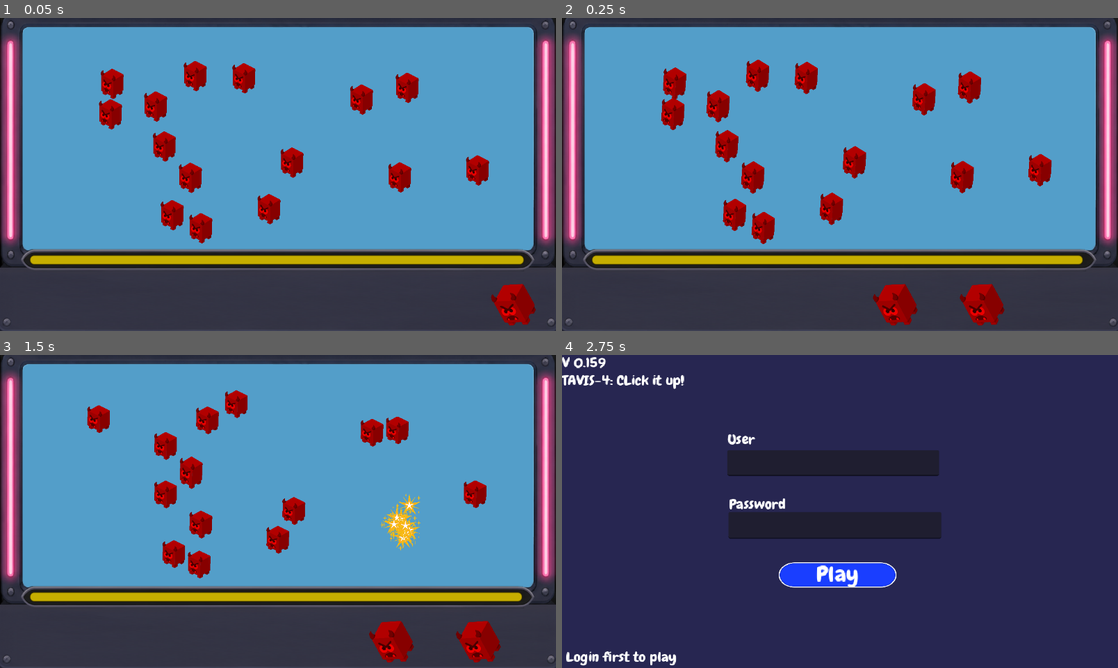
Above: before the commit, frames 1-4 (two rows, left to right).
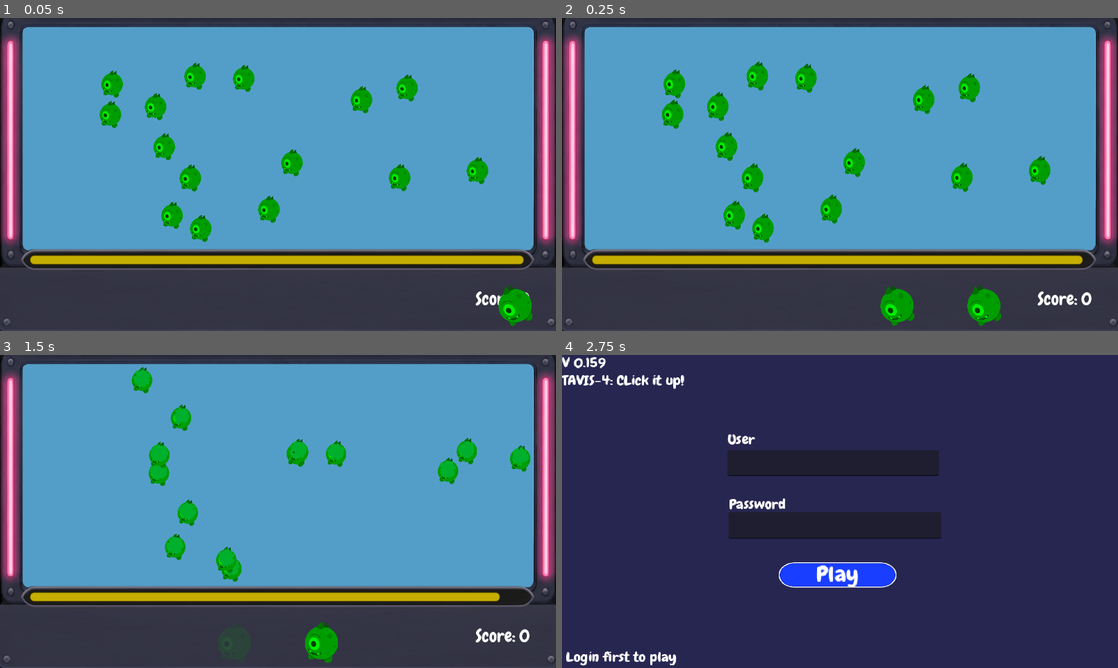
Above: after the commit, the same moments.

Repository: Hunter-Soft/Prototipo-MonstrosSA
Game: Godot game, scene res://Scenes/Level01Test.tscn
Same seed, same stepped clock (60 frames per second), same inputs: the game is played once before the commit and once after it. This scene is started directly instead of the project's main scene.
Inputs (mouse positions are in pixels of both pictures, inside the frame that each line leads up to):
- Up to frame 1 (0.05 s): no input
- Up to frame 2 (0.25 s): no input
- Up to frame 3 (1.5 s): tap Enter (ui_accept) at 0.5 s; drag from (111, 452) to (400, 514) at 0.52 s; drag from (405, 524) to (239, 408) at 1.27 s
- Up to frame 4 (2.75 s): move the mouse to (1034, 489) at 2.02 s; tap Tab (login) at 2.1 s; click (1034, 489) at 2.17 s

The runs differ from the first frame. In frame 1, 5.6% of the frame differs, in the area x 17-97%, y 13-99%; in frame 2, 6.8%; in frame 3, 9.4%, in the area x 15-96%, y 3-99%; in frame 4, nothing differs.

Commit message:
V0.163: Partículas do TP

Diff:
--- /dev/null
+++ b/tavis_4_project/Objects/Prefabs/TP_start.tscn
@@ -0,0 +1,35 @@
+[gd_scene format=3 uid="uid://br2ekxno7n38d"]
+
+[ext_resource type="Script" uid="uid://cqr5psefxqk6k" path="res://Objects/Prefabs/tp_start.gd" id="1_g2ura"]
+
+[sub_resource type="Curve" id="Curve_87a8t"]
+_limits = [-200.0, 200.0, 0.0, 1.0]
+_data = [Vector2(0.015873015, -86.38135), 0.0, 0.0, 0, 0, Vector2(0.994709, -200), 0.0, 0.0, 0, 0]
+point_count = 2
+
+[sub_resource type="Curve" id="Curve_koxkq"]
+_data = [Vector2(0, 0.7354086), 0.0, 0.0, 0, 0, Vector2(0.55026454, 0.50194556), 1.9184575, 1.9184575, 0, 0, Vector2(0.85714287, 0.20622575), -1.9610897, -1.9610897, 0, 0, Vector2(1, 0.019455314), -4.9027243, 0.0, 0, 0]
+point_count = 4
+
+[node name="TP_start" type="CPUParticles2D" unique_id=1205720530]
+emitting = false
+amount = 100
+lifetime = 2.0
+one_shot = true
+preprocess = 0.5
+speed_scale = 4.0
+explosiveness = 1.0
+spread = 180.0
+gravity = Vector2(0, 0)
+initial_velocity_min = 24.75
+initial_velocity_max = 80.0
+orbit_velocity_min = 0.25
+orbit_velocity_max = 0.25
+radial_accel_min = 1.0
+radial_accel_max = 1.0
+radial_accel_curve = SubResource("Curve_87a8t")
+scale_amount_min = 10.0
+scale_amount_max = 10.0
+scale_amount_curve = SubResource("Curve_koxkq")
+color = Color(0, 0.69411767, 0.17254902, 1)
+script = ExtResource("1_g2ura")
--- a/tavis_4_project/Objects/Prefabs/monster1.tscn
+++ b/tavis_4_project/Objects/Prefabs/monster1.tscn
@@ -37,8 +37,8 @@
 shader_parameter/tint_color = Color(1, 1, 1, 1)
 
 [sub_resource type="Curve" id="Curve_koxkq"]
-_data = [Vector2(0, 0.7354086), 0.0, 0.0, 0, 0, Vector2(0.4074074, 0), 0.0, 0.0, 0, 0]
-point_count = 2
+_data = [Vector2(0, 0.7354086), 0.0, 0.0, 0, 0, Vector2(0.6984127, 0.6575876), 1.9184575, 1.9184575, 0, 0, Vector2(0.9417989, 0), -2.3696513, 0.0, 0, 0]
+point_count = 3
 
 [node name="Monster1" type="CharacterBody2D" unique_id=1365438596 groups=["Monster"]]
 material = SubResource("ShaderMaterial_f5nsw")
--- a/tavis_4_project/Objects/Prefabs/monster2.tscn
+++ b/tavis_4_project/Objects/Prefabs/monster2.tscn
@@ -2,6 +2,11 @@
 
 [ext_resource type="PackedScene" uid="uid://dqx2f22av42p5" path="res://Objects/Prefabs/Monster1.tscn" id="1_tf8uf"]
 [ext_resource type="SpriteFrames" uid="uid://bwj55xx4fvkc6" path="res://Objects/Resources/Visuals/monster2.tres" id="2_87a8t"]
+
+[sub_resource type="Curve" id="Curve_87a8t"]
+_limits = [-200.0, 200.0, 0.0, 1.0]
+_data = [Vector2(0.015873015, -86.38135), 0.0, 0.0, 0, 0, Vector2(0.994709, -200), 0.0, 0.0, 0, 0]
+point_count = 2
 
 [sub_resource type="Animation" id="Animation_87a8t"]
 resource_name = "Blink"
@@ -84,6 +89,13 @@
 position = Vector2(4.7683716e-07, -11)
 sprite_frames = ExtResource("2_87a8t")
 
+[node name="CPUParticles2D" parent="." index="5" unique_id=994174788]
+amount = 100
+radial_accel_min = 1.0
+radial_accel_max = 1.0
+radial_accel_curve = SubResource("Curve_87a8t")
+color = Color(5.7756904e-07, 0.6927873, 0.17401737, 1)
+
 [node name="AnimationPlayer" parent="." index="6" unique_id=700333192]
 root_node = NodePath("../feet_pivot")
 libraries/ = SubResource("AnimationLibrary_yo7ys")
--- a/tavis_4_project/Objects/Prefabs/monsterController.gd
+++ b/tavis_4_project/Objects/Prefabs/monsterController.gd
@@ -6,6 +6,7 @@
 @export_subgroup("Animation")
 @onready var pivot: Node2D = $feet_pivot
 @onready var anim_player: AnimationPlayer = $AnimationPlayer
+@onready var tp_particle: PackedScene = load("res://Objects/Prefabs/TP_start.tscn")
 
 @export var squish_amount := 0.1
 @export var rotate_amount := 8.0 # degrees
@@ -64,10 +65,18 @@
 			walkState(action_cooldown, distance_to_travel, speed) #Andar Nomarl
 		elif monster_type == monsterType.Example_02:
 			anim_player.play("Blink")
+
+			var new_particle: CPUParticles2D = tp_particle.instantiate()
+			new_particle.global_position = global_position
+			get_tree().root.add_child(new_particle)
+
+
 			await get_tree().create_timer(0.3).timeout
 			walkState(action_cooldown, distance_to_travel * 1.5, speed*30) #Teleporte
+			await get_tree().create_timer(0.1).timeout
+			$CPUParticles2D.emitting = true
 			#NICOLLAS LEMBRAR
-			#$CPUParticles2D.emitting = true
+
 		elif monster_type == monsterType.Example_03:
 			walkState(action_cooldown, distance_to_travel*2, speed*3) #Dash
 	)
--- /dev/null
+++ b/tavis_4_project/Objects/Prefabs/tp_start.gd
@@ -0,0 +1,7 @@
+extends CPUParticles2D
+
+
+# Called when the node enters the scene tree for the first time.
+func _ready() -> void:
+	emitting = true
+	connect("finished", queue_free)
--- a/tavis_4_project/Scenes/Level01Test.tscn
+++ b/tavis_4_project/Scenes/Level01Test.tscn
@@ -121,7 +121,7 @@
 chance_to_dupe = 0.1
 max_monsters = 15
 monsters_to_spawn = 15
-monster_pool_chance = Array[int]([1, 0, 0])
+monster_pool_chance = Array[int]([0, 1, 0])
 
 [node name="OrderManager" parent="." unique_id=264940256 instance=ExtResource("6_5ad2a")]
 position = Vector2(-640, -670)
@@ -181,10 +181,11 @@
 metadata/_edit_use_anchors_ = true
 
 [node name="Score" type="Label" parent="." unique_id=1940151498]
+z_index = 1
 offset_left = 1095.0
-offset_top = 662.0
+offset_top = 649.0
 offset_right = 1220.0
-offset_bottom = 715.0
+offset_bottom = 702.0
 theme_override_fonts/font = ExtResource("15_s1wt5")
 theme_override_font_sizes/font_size = 40
 text = "Score: 0"
--- a/tavis_4_project/Scenes/gameManager.gd
+++ b/tavis_4_project/Scenes/gameManager.gd
@@ -68,7 +68,7 @@
 	if current_phase < 5:
 		damage_per_second = 1
 		order_manager.order_size = 2
-		spawner_component.monster_pool_chance[0] = 1
+		spawner_component.monster_pool_chance[1] = 1
 
 	elif current_phase < 10:
 		damage_per_second = 1.5
@@ -81,7 +81,7 @@
 			order_manager.order_size = 2
 
 	else:
-		spawner_component.monster_pool_chance[0] = 3
+		spawner_component.monster_pool_chance[0] = 2
 		spawner_component.monster_pool_chance[1] = 1
 		spawner_component.monster_pool_chance[2] = 2
 
Not shown, added: tavis_4_project/Objects/Prefabs/tp_start.gd.uid
Not shown, changed: tavis_4_project/export_presets.cfg
